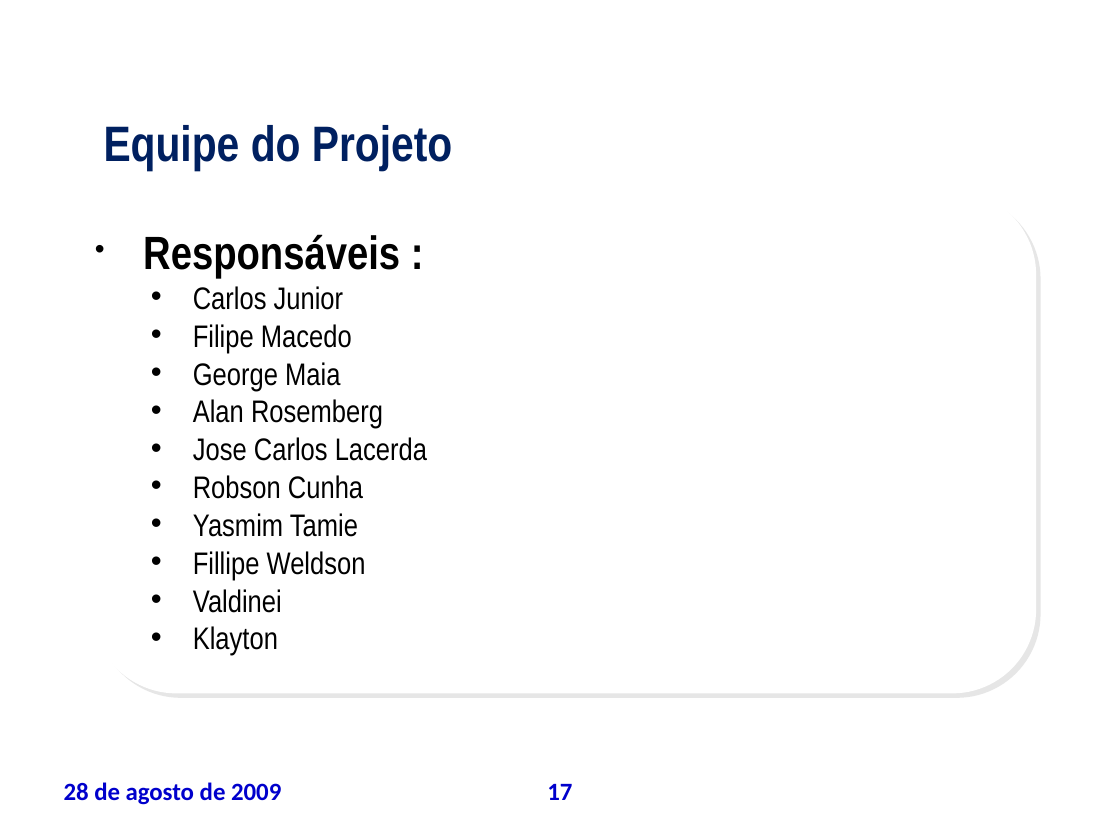
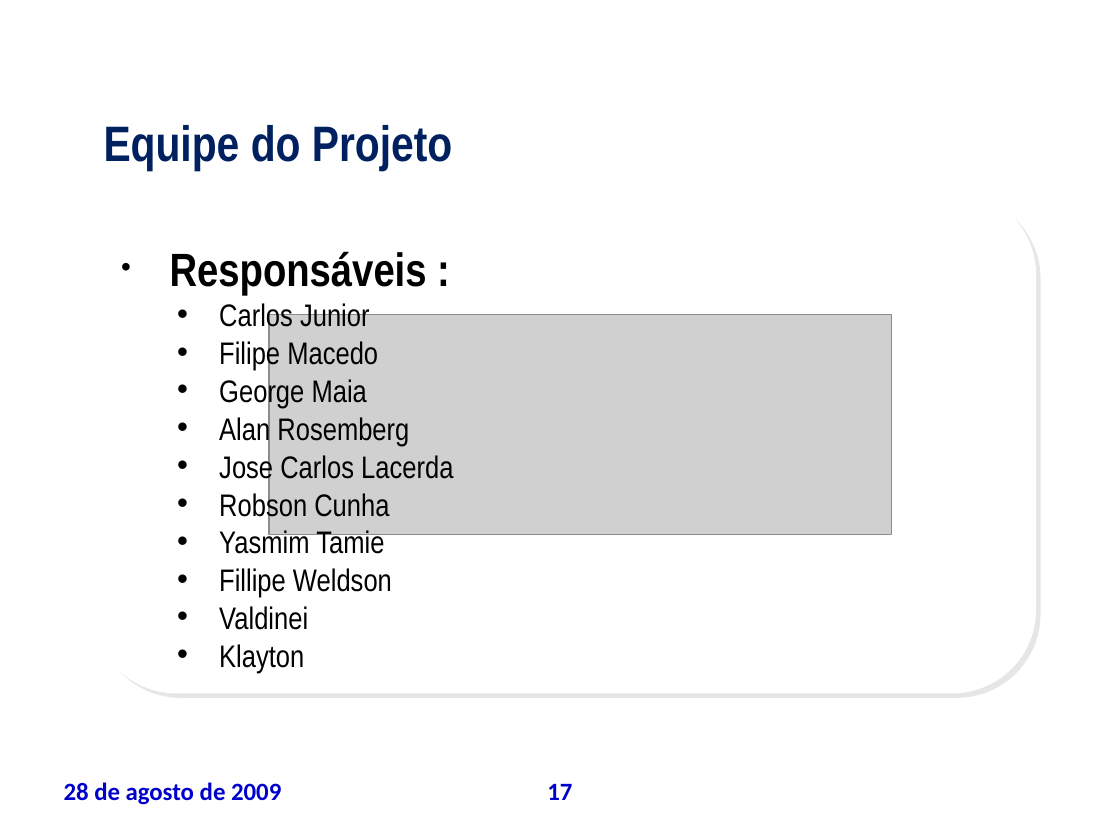
Before and after one commit to leoevaristo/psa20092, a slide deck: slide 17 of ARTEFATOS/TAP_apresentacao.ppt. Drawn at 1120x840 pixels with LibreOffice and Linux fonts; fonts in the diff are those of the drawing; grey boxes stand for pictures; background and template pictures are left out. Boxes give left, top, right and bottom in pixels: in the first picture for what was removed or moved away, otherwise in the second. Text is boxed around its words. In the diff, an @@ line names an element or a change of style, - is before the commit and + after.

```diff
--- a/ARTEFATOS/TAP_apresentacao.ppt
+++ b/ARTEFATOS/TAP_apresentacao.ppt
@@ text "Responsáveis :": place and size @@
-text "Responsáveis :" at bbox=[143, 234, 427, 655]
+text "Responsáveis :" at bbox=[170, 251, 453, 673]
@@ picture added at bbox=[269, 315, 892, 535] @@
```
Also in this commit, not shown: 18 other slides changed.
